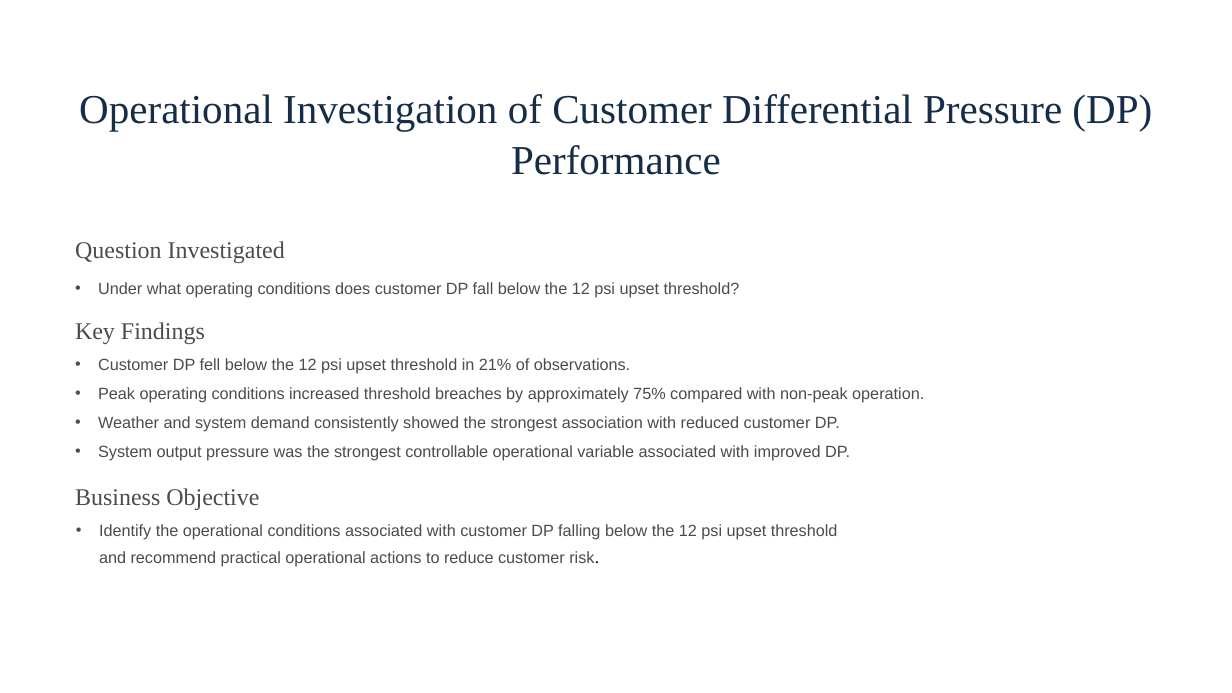
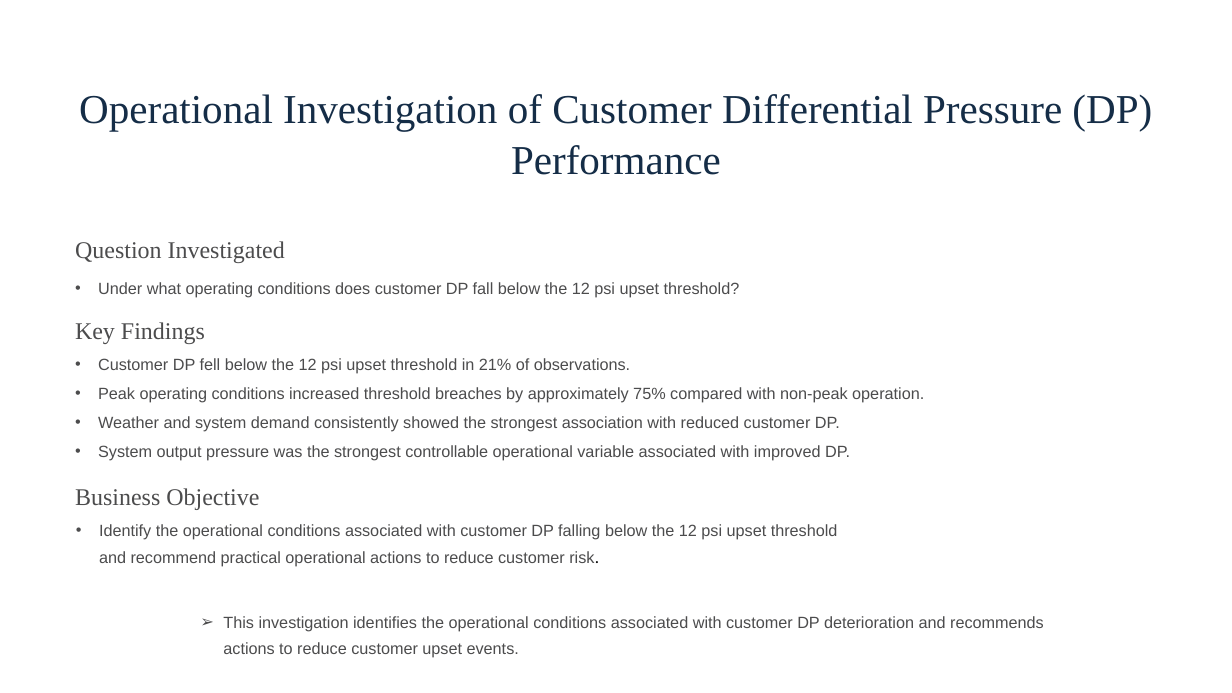
Before and after one commit to danyyen/dp-driver-analysis, a slide deck: slide 1 of presentation slide/Operational-Investigation-of-Customer-DP.pptx. Drawn at 1232x693 pixels with LibreOffice and Linux fonts; fonts in the diff are those of the drawing. Boxes give left, top, right and bottom in pixels: in the first picture for what was removed or moved away, otherwise in the second. Text is boxed around its words. In the diff, an @@ line names an element or a change of style, - is before the commit and + after.

```diff
--- a/presentation slide/Operational-Investigation-of-Customer-DP.pptx
+++ b/presentation slide/Operational-Investigation-of-Customer-DP.pptx
@@ text added at bbox=[223, 616, 1044, 658], 9.5 pt, text #4C4C4D @@
+➢ This investigation identifies the operational conditions associated with customer DP deterioration and recommends actions to reduce customer upset events.
```
Also in this commit, not shown: 4 other slides changed, 4 slides added, 1 slide removed, 5 other files.
